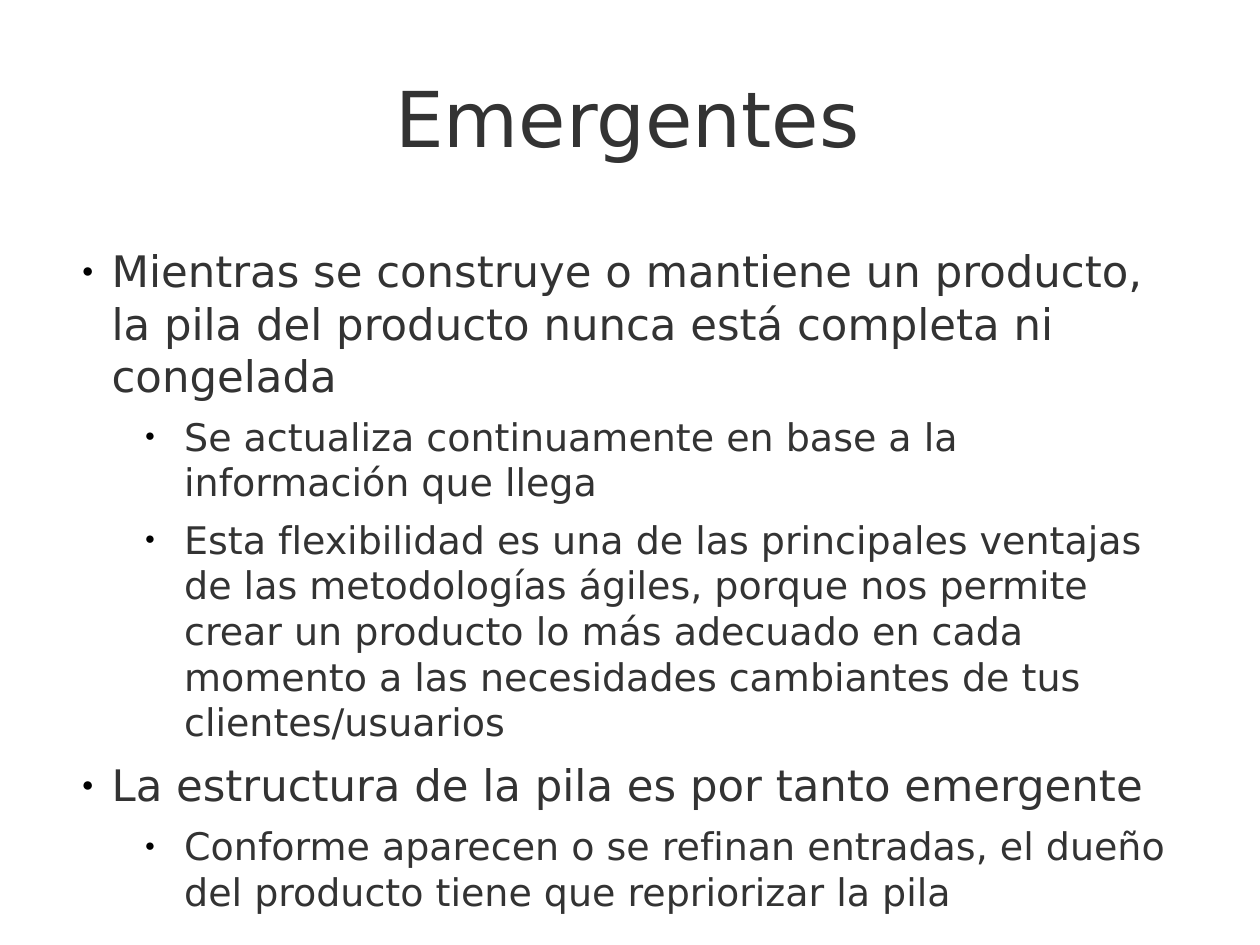
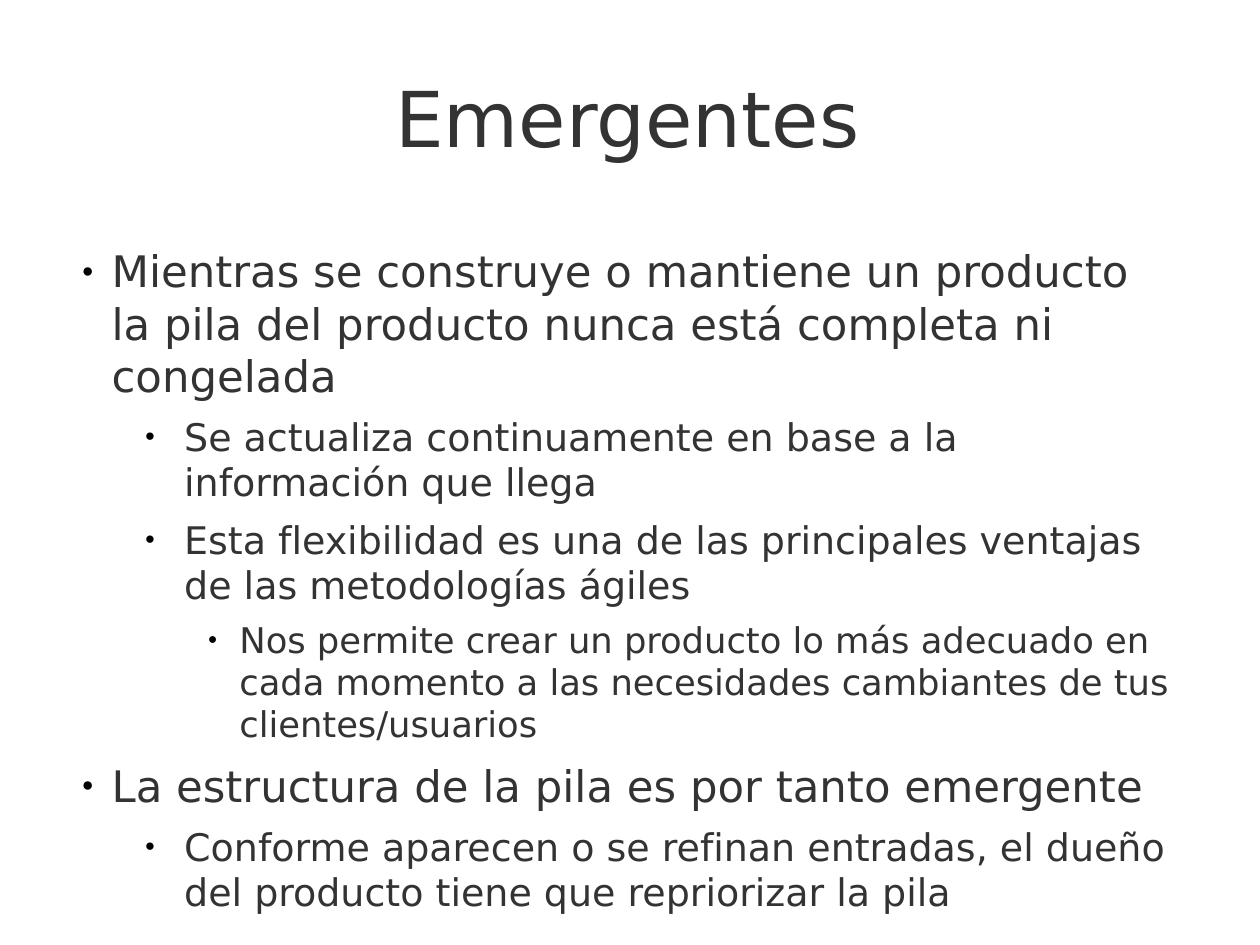
Before and after one commit to UNIZAR-30248-GeProSoft/scrum-slides, a slide deck: slide 8 of 7i_GPS-S05-Scrum-PilaDelProducto.odp. Drawn at 1260x945 pixels with LibreOffice and Linux fonts; fonts in the diff are those of the drawing; background and template pictures are left out. Boxes give left, top, right and bottom in pixels: in the first picture for what was removed or moved away, otherwise in the second. Text is boxed around its words. In the diff, an @@ line names an element or a change of style, - is before the commit and + after.

```diff
--- a/7i_GPS-S05-Scrum-PilaDelProducto.odp
+++ b/7i_GPS-S05-Scrum-PilaDelProducto.odp
@@ text at (112, 254, 1129, 401): text changed @@
-● Mientras se construye o mantiene un producto, la pila del producto nunca está completa ni congelada
+● Mientras se construye o mantiene un producto la pila del producto nunca está completa ni congelada
@@ text at (184, 525, 1169, 741): text changed; size 21.7 to 20.1 pt @@
-  ● Esta flexibilidad es una de las principales ventajas de las metodologías ágiles, porque nos permite crear un producto lo más adecuado en cada momento a las necesidades cambiantes de tus clientes/usuarios
+  ● Esta flexibilidad es una de las principales ventajas de las metodologías ágiles
+    ● Nos permite crear un producto lo más adecuado en cada momento a las necesidades cambiantes de tus clientes/usuarios
```
Also in this commit, not shown: 24 other slides changed, 2 slides added, 1 other file.
